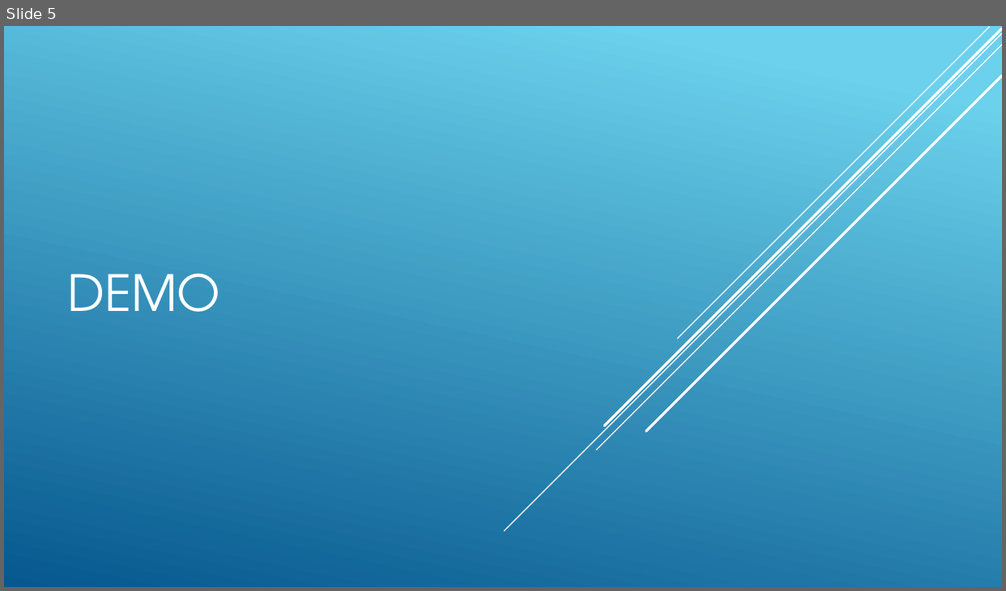
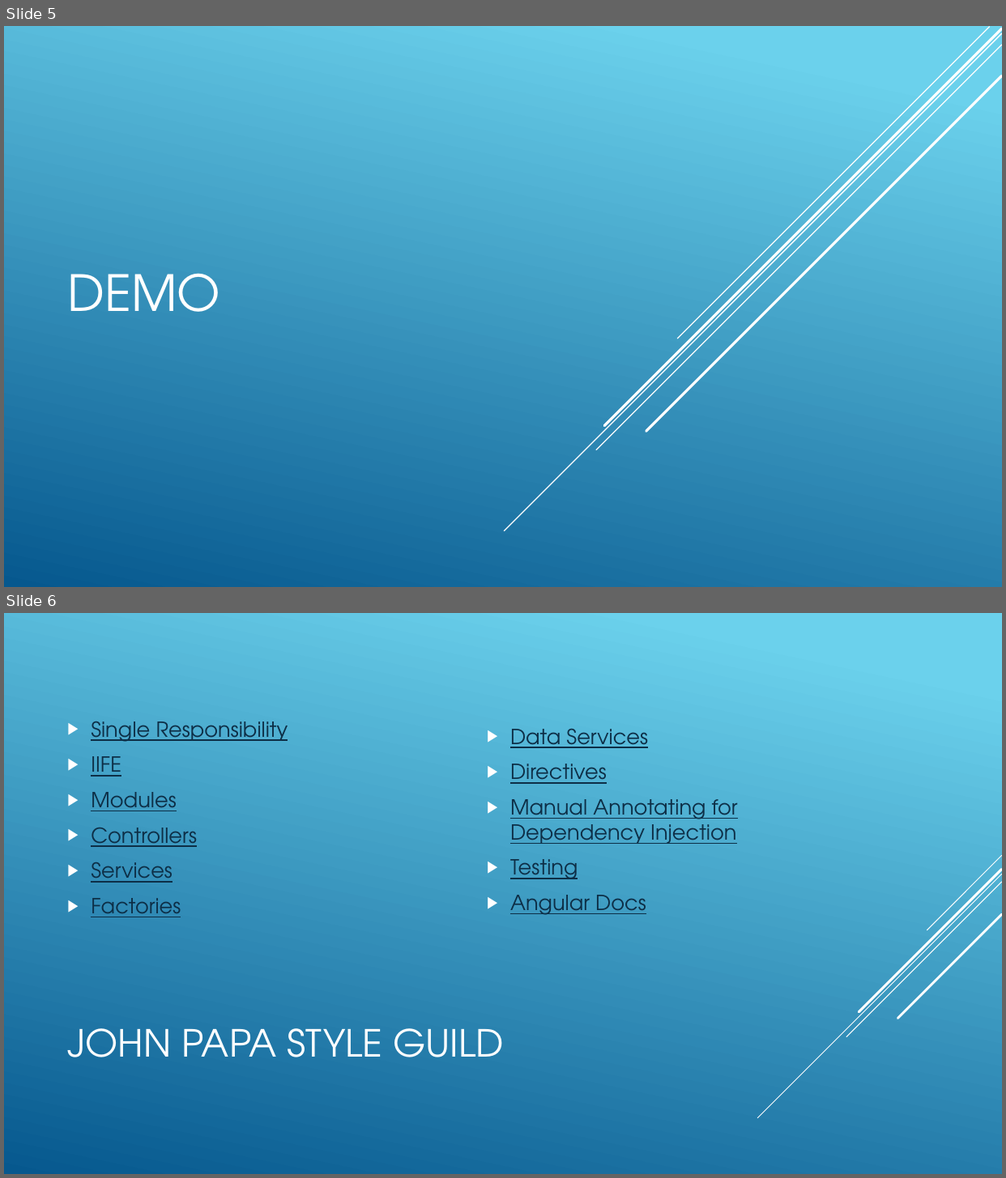
Before and after one commit to jebarrow/angularjs-talk, a slide deck: Angularjs.pptx. Shown one above the other, each under a label of ours: slide 5 before the commit, slides 5 and 6 after it. The pictures are 1006x591 and 1006x1178 pixels, drawn with LibreOffice and Linux fonts; fonts in the diff are those of the drawing. Boxes give left, top, right and bottom in pixels: in the first picture for what was removed or moved away, otherwise in the second. Text is boxed around its words. In the diff, an @@ line names an element or a change of style, - is before the commit and + after.

```diff
--- a/Angularjs.pptx
+++ b/Angularjs.pptx
@@ slide 6 added at (4, 613, 1002, 1174), background gradient #6ED2EB to #06588E @@
@@ text added at (91, 722, 288, 918), 20 pt, text #0D2E46, underline @@
+▶ Single Responsibility
+▶ IIFE
+▶ Modules
+▶ Controllers
+▶ Services
+▶ Factories
@@ text added at (510, 729, 738, 915), 20 pt, text #0D2E46, underline @@
+▶ Data Services
+▶ Directives
+▶ Manual Annotating for Dependency Injection
+▶ Testing
+▶ Angular Docs
@@ group added at (758, 855, 1002, 1118): 5 lines @@
@@ title added at (67, 1029, 504, 1058), 36 pt, text #FFFFFF @@
+JOHN PAPA STYLE GUILD
```
Also in this commit, not shown: 1 slide changed, 1 other slide added, 1 slide removed, 12 other files.
